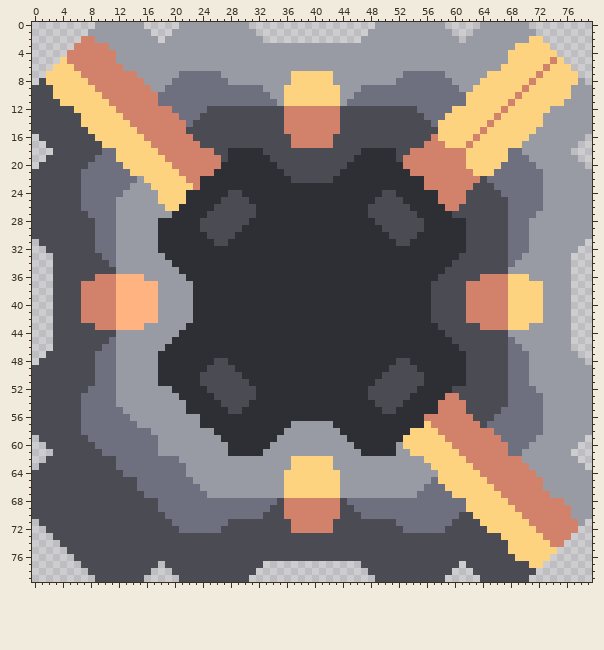
Sprite sheet: sprites/blocks/power/hydrothermal-power-plant.png. That is the earlier state.
The file is 160x160 pixels, drawn in blocks of 2x2; one block is one cell here. Colours within 5 levels of each other are drawn and written as one.
The same view after the edit:
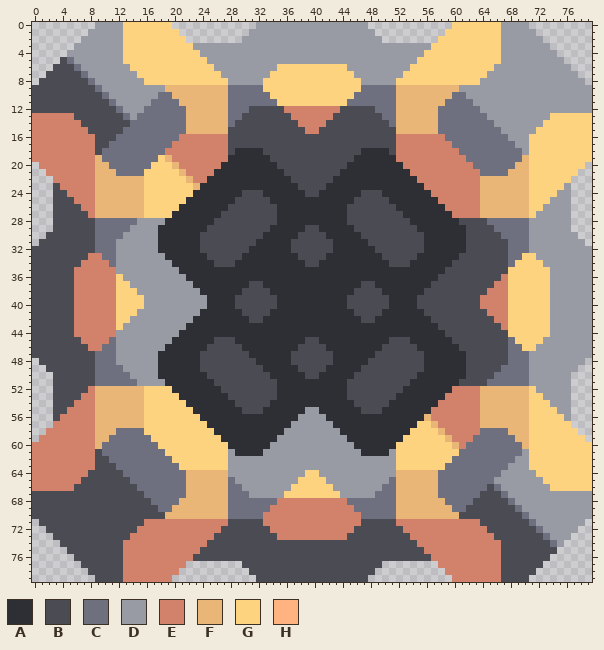
Palette (. is transparent): A #2e2f34  B #4a4b53  C #6e7080  D #989aa4  E #d2816b  F #eab678  G #fdd37f  H #feb380
Diff:
Changed rows in their new state; - is an unchanged pixel.
first column x 0:
 0 -------------GGGGGGG-..........-DDDDDDDDDDDDDDDD-..........-GGGGGGG-------------
 1 -------------GGGGGGGG..........-DDDDDDDDDDDDDDDD-..........GGGGGGGG-------------
 2 -------DD----GGGGGGGGG........---DDDDDDDDDDDDDD---........GGGGGGGGG----DD-------
 3 ------DDDDD--GGGGGGGGGG----------------------------------GGGGGGGGGG--DDDDD------
 4 -----DDDDDDD-GGGGGGGGGGG--------------------------------GGGGGGGGGGG-DDDDDDD-----
 5 ----BCDDDDDD-GGGGGGGGGGGG------------------------------GGGGGGGGGGGG-DDDDDDDD----
 6 ---BBBCDDDDDD-GGGGGGGGGGGG---------GGGGGGGGGG---------GGGGGGGGGGGG-DDDDDDDDDD---
 7 --BBBBBCDDDDDDDGGGGGGGGGGGG-------GGG------GGG-------GGGGGGGGGGGGDDDDDDDDDDDDD--
 8 --BBBBBBCDDDDDDDGGGGGGGGGGGG-----GGGG------GGGG-----GGGGGGGGGGGGDDDDDDDDDDDDDD--
 9 ---BBBBBBCDDDDDDD--FFFFFFFFF-----GGG--------GGG-----FFFFFFFFF--DDDDDDDDDDDDDD---
10 ---BBBBBBBCDDDDDDD--FFFFFFFF------GG--------GG------FFFFFFFF--DDDDDDDDDDDDDDD---
11 ----BBBBBBBCDDDDDC---FFFFFFF-------G--------G-------FFFFFFF---CDDDDDDDDDDDDD----
12 ------BBBBBBCDDDCCCC--FFFFFFCCC------------------CCCFFFFFF--CCCCDDDDDDDDDD------
13 EEEEEE-BBBBBBCDCCCCCC-FFFFFFCC------B------B------CCFFFFFF-CCCCCCDDDDDDDD-GGGGGG
14 EEEEEEEBBBBBBBCCCCCCCCFFFFFFC-------BB----BB-------CFFFFFFCCCCCCCCDDDDDDDGGGGGGG
15 EEEEEEEEBBBBBCCCCCCCCCFFFFFF--------BBB--BBB--------FFFFFFCCCCCCCCCDDDDDGGGGGGGG
16 EEEEEEEEEBBBCCCCCCCCC--EEEEE---------BBBBBB---------EEEEE-ECCCCCCCCCDDDGGGGGGGGG
17 EEEEEEEEE-BCCCCCCCCC----EEEE---------BBBBBB---------EEEE---ECCCCCCCCCD-GGGGGGGGG
18 EEEEEEEEE---CCCCCCC-------EEB----------------------BEE-------CCCCCCC---GGGGGGGGG
19 EEEEEEEEEF--CCCCCC-F-------E------------------------E---------CCCCCC--FGGGGGGGGG
20 -EEEEEEEEFF--CCCC---F-----------------------------------------ECCCC--FFGGGGGGGG-
21 ..EEEEEEEFFF--CC-----F-----------------------------------------ECC--FFFGGGGGGG..
22 ...EEEEEEFFFFFFF------F-E------------------------------E--------FFFFFFFGGGGGG...
23 ...-EEEEEFFFFFFFG------F--------------BBBB---------------------EFFFFFFFGGGGG-...
24 ...--EEEEFFFFFFFGG----G-----AABBB------BB------BBBAA-----E----EEFFFFFFFGGGG--...
25 ...---EEEFFFFFFFGG---------AA--BBB------------BBB--AA---------EEFFFFFFFGGG---...
26 ...----EEFFFFFFFGGG-------AA----BBB----------BBB----AA-------EEEFFFFFFFGG----...
27 ...-----EFFFFFFFGGGG-----AA-----BBB----------BBB-----AA-----EEEEFFFFFFFG-----...
28 ...---------CCC---D-----AA-----BBBB----------BBBB-----AA-----B---CCC---------...
29 ...---------CC----------A-----BBBB-----BB-----BBBB-----A----------CC---------...
30 ..----------C-----------B----BBBB-----BBBB-----BBBB----B-----------C----------..
31 ------------------------BB--BBBB-----BBBBBB-----BBBB--BB------------------------
32 BB----------------------BBBBBBB------BBBBBB------BBBBBBB----------------------DD
33 BBB-----EE---------------BBBBB--------BBBB--------BBBBB---------------GG-----DDD
34 BBB----EEEE---------------BBB----------BB----------BBB---------------GGGG----DDD
35 BBB---EEEEEE--------------------------------------------------------GGGGGG---DDD
36 BBB---EEE---GDDD------------------------------------------------BBB----GGG---DDD
37 BBB---E-----GGDDDD-------------BB--------------BB-------------BBBB-------G---DDD
38 BBB---E-----GGGDDD-----D------BBBB------------BBBB------B-----BBB--------G---DDD
39 BBB---E-----GGGGDD-----DD----BBBBBB----------BBBBBB----BB-----BB---------G---DDD
40 BBB---E-----GGGGDD-----DD----BBBBBB----------BBBBBB----BB-----BB---------G---DDD
41 BBB---E-----GGGDDD-----D------BBBB------------BBBB------B-----BBB--------G---DDD
42 BBB---E-----GGDDDD-------------BB--------------BB-------------BBBB-------G---DDD
43 BBB---EEE---GDDD------------------------------------------------BBB----GGG---DDD
44 BBB---EEEEEE--------------------------------------------------------GGGGGG---DDD
45 BBB----EEEE---------------BBB----------BB----------BBB---------------GGGG----DDD
46 BBB-----EE---------------BBBBB--------BBBB--------BBBBB---------------GG-----DDD
47 BB----------------------BBBBBBB------BBBBBB------BBBBBBB----------------------DD
48 ------------------------BB--BBBB-----BBBBBB-----BBBB--BB------------------------
49 ..----------C-----------B----BBBB-----BBBB-----BBBB----B-----------C----------..
50 ...---------CC----------A-----BBBB-----BB-----BBBB-----A----------CC---------...
51 ...---------CCC---D-----AA-----BBBB----------BBBB-----AA-----B---CCC---------...
52 ...-----EFFFFFFFGGGG-----AA-----BBB----------BBB-----AA-----EEEEFFFFFFFG-----...
53 ...----EEFFFFFFFGGGGG-----AA----BBB----------BBB----AA-------EEEFFFFFFFGG----...
54 ...---EEEFFFFFFFGGGGGG-----AA--BBB------------BBB--AA---------EEFFFFFFFGGG---...
55 ...--EEEEFFFFFFFGGGGGGG-----AABBB------DD------BBBAA-----E----EEFFFFFFFGGGG--...
56 ...-EEEEEFFFFFFFGGGGGGGG--------------DDDD--------------F------EFFFFFFFGGGGG-...
57 ...EEEEEEFFFFFFFGGGGGGGGG------------------------------G-F------FFFFFFFGGGGGG...
58 ..EEEEEEEFFF----GGGGGGGGGG--------------------------------F-----CC--FFFGGGGGGG..
59 -EEEEEEEEFF------GGGGGGGGGG--------------------------------F---CCCC--FFGGGGGGGG-
60 EEEEEEEEEF--------GGGGGGGGGG------------------------G-------F-CCCCCC--FGGGGGGGGG
61 EEEEEEEEE---------CGGGGGGGGGD----------------------DGG-------CCCCCCC---GGGGGGGGG
62 EEEEEEEEE--C--------GGGGGGGG---------DDDDDD---------GGGG----CCCCCCCCCD-GGGGGGGGG
63 EEEEEEEEE------------GGGGGGG---------DDDDDD---------GGGGG--CCCCCCCCCDDDGGGGGGGGG
64 EEEEEEEE--------------FFFFFF--------DDD--DDD--------FFFFFFCCCCCCCCCDDDDDGGGGGGGG
65 EEEEEEE-------C-------FFFFFFC-------DD----DD-------CFFFFFFCCCCCCCCDDDDDDDGGGGGGG
66 EEEEEE----------------FFFFFFCC------D------D------CCFFFFFF-CCCCCCBCDDDDDD-GGGGGG
67 ----------------------FFFFFFCCC------------------CCCFFFFFF--CCCCBBBCDDDDDD------
68 -----------------C---FFFFFFF-------E--------E-------FFFFFFF---CBBBBBCDDDDDDD----
69 --------------------FFFFFFFF------EE--------EE------FFFFFFFF--BBBBBBBCDDDDDDD---
70 -------------------FFFFFFFFF-----EEE--------EEE-----FFFFFFFFF--BBBBBBBCDDDDDD---
71 ----------------EEEEEEEEEEEE-----EEEE------EEEE-----EEEEEEEEEEEEBBBBBBBCDDDDDD--
72 ---------------EEEEEEEEEEEE-------EEE------EEE-------EEEEEEEEEEEEBBBBBBBCDDDDD--
73 --------------EEEEEEEEEEEE---------EEEEEEEEEE---------EEEEEEEEEEEE-BBBBBBCDDD---
74 -------------EEEEEEEEEEEE------------------------------EEEEEEEEEEEE-BBBBBBCD----
75 -------------EEEEEEEEEEE--------------------------------EEEEEEEEEEE-BBBBBBB-----
76 -------------EEEEEEEEEE----------------------------------EEEEEEEEEE--BBBBB------
77 -------------EEEEEEEEE........---BBBBBBBBBBBBBB---........EEEEEEEEE----BB-------
78 -------------EEEEEEEE..........-BBBBBBBBBBBBBBBB-..........EEEEEEEE-------------
79 -------------EEEEEEE-..........-BBBBBBBBBBBBBBBB-..........-EEEEEEE-------------
Where, in picture pixels (left, top, right, bottom), the same in both pictures:
changed: (32, 22, 592, 582)
